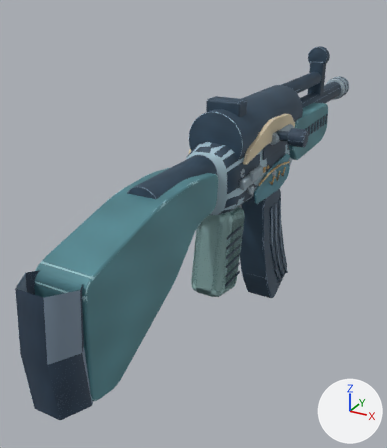
Before and after pictures for a commit that changed the glTF model models/csgo/anime-ak47.glb.
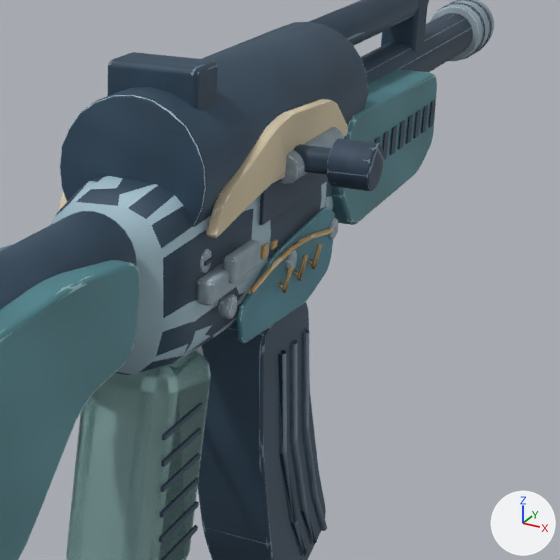
There are two pictures of each version: one whole from a 50 mm lens placed at (0.292, -0.636, 0.228), pointed at (-0.07, 0.021, -0.101), one close up on the part from 43% to 97% of the width and 17% to 63% of the height. Every picture has the same lights, and +X, +Y and +Z are marked at lower right. The older version's two pictures come first. Where no turn or scale is listed for an object, it has been applied to the vertices. Vertices at exactly the same position are counted once.

In view in the first close-up: 'World hardware', 'World paint', 'bolt_Polymer', 'magazine_Parkerized steel', 'weapon_Inset blue ceramic', 'weapon_Machined edges', 'weapon_Parkerized steel', 'weapon_Polymer', 'weapon_Walnut laminate', 'weapon_Weapon finish / Ivory enamel', 'weapon_Weapon finish / Parkerized steel', 'weapon_Weapon finish / Walnut laminate' and 3 more.
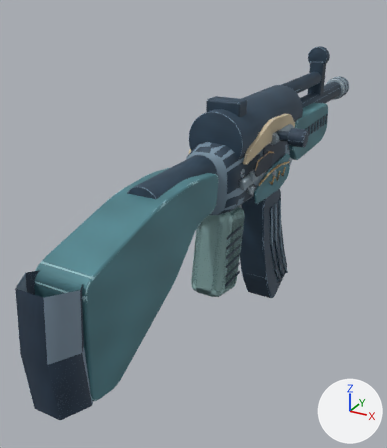
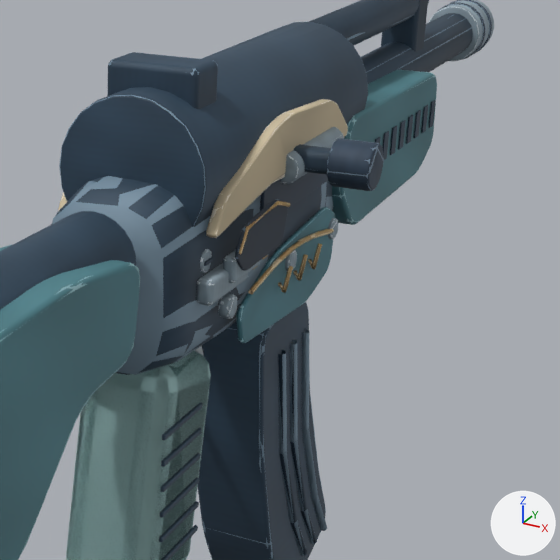
Boxes (x1, y1, x2, y2) around the edits, measured in the close-ups (560 x 560 px):
'weapon_Recessed graphite mechanism', added: after (235, 200, 287, 271)
part 1 of me_world_weapon_surface, added: after (239, 202, 288, 254)
part 2 of me_world_weapon_surface, reshaped: before (109, 52, 384, 343); after (109, 64, 384, 342)
part 3 of me_world_weapon_surface, edited (looks the same): (66, 0, 479, 560) in both
part 4 of me_world_weapon_surface_001, recoloured: (52, 95, 333, 375) in both

The change, as a list of edits to the scene's bpy script:
```text
Add img_painted_recessed_graphite_mechanism:
    img_painted_recessed_graphite_mechanism = load_image('Painted Recessed graphite mechanism', '_unpacked/Painted_Recessed_graphite_mechanism', 192, 192, 'sRGB')
Add mat_recessed_graphite_mechanism:
    mat_recessed_graphite_mechanism = bpy.data.materials.new('Recessed graphite mechanism')
    # uses the picture img_painted_recessed_graphite_mechanism
Change me_world_weapon_surface:
    used by ob_world_hardware; location = (0.0, 0.0, 0.0)
    remove me_world_weapon_surface.from_pydata(...)  # 1909 vertices, 3350 faces; spans x -0.049..0.084, y -0.381..0.55, z -0.272..0.131
    add me_world_weapon_surface.from_pydata(...)  # 1972 vertices, 3456 faces; spans x -0.049..0.084, y -0.381..0.55, z -0.272..0.131
    me_world_weapon_surface part 1: a new loose piece of 13 vertices spanning x 0.047..0.049, y -0.031..0.031, z 0.016..0.031, in mat_world_weapon_hardware
    me_world_weapon_surface part 2: 83 vertices removed from x -0.044..0.084, y -0.045..0.207, z -0.038..0.1; 38 vertices added at x -0.044..0.083, y -0.045..0.207, z -0.037..0.077
    me_world_weapon_surface part 3: 2216 kept faces spanning x -0.049..0.072, y -0.313..0.547, z -0.272..0.131 get new vertex colours
    other edits to the shape of me_world_weapon_surface do not show in these pictures
Change me_world_weapon_surface_001:
    where me_world_weapon_surface_001.from_pydata(...)  # 353 vertices, 682 faces; spans x -0.042..0.042, y -0.348..0.33, z -0.123..0.09
    used by ob_world_paint; location = (0.0, 0.0, 0.0)
    me_world_weapon_surface_001 part 4: 290 faces centred in x -0.037..0.037, y -0.075..0.18, z -0.044..0.089 are repainted in the vertex colours; the middle colour goes from blue #a6c2ce to greyish blue #7a92a3
Add me_ejection_port_recess:
    me_ejection_port_recess.from_pydata(...)  # 450 vertices, 892 faces; spans x -0.0009..0.0949, y -0.0324..0.0308, z 0.0051..0.0316
    me_ejection_port_recess.materials.append(mat_recessed_graphite_mechanism)
Add ob_weapon_recessed_graphite_mechanism:
    ob_weapon_recessed_graphite_mechanism = bpy.data.objects.new('weapon_Recessed graphite mechanism', me_ejection_port_recess)
    ob_weapon_recessed_graphite_mechanism.location = (-0.047, 0.0, 0.0)
```
